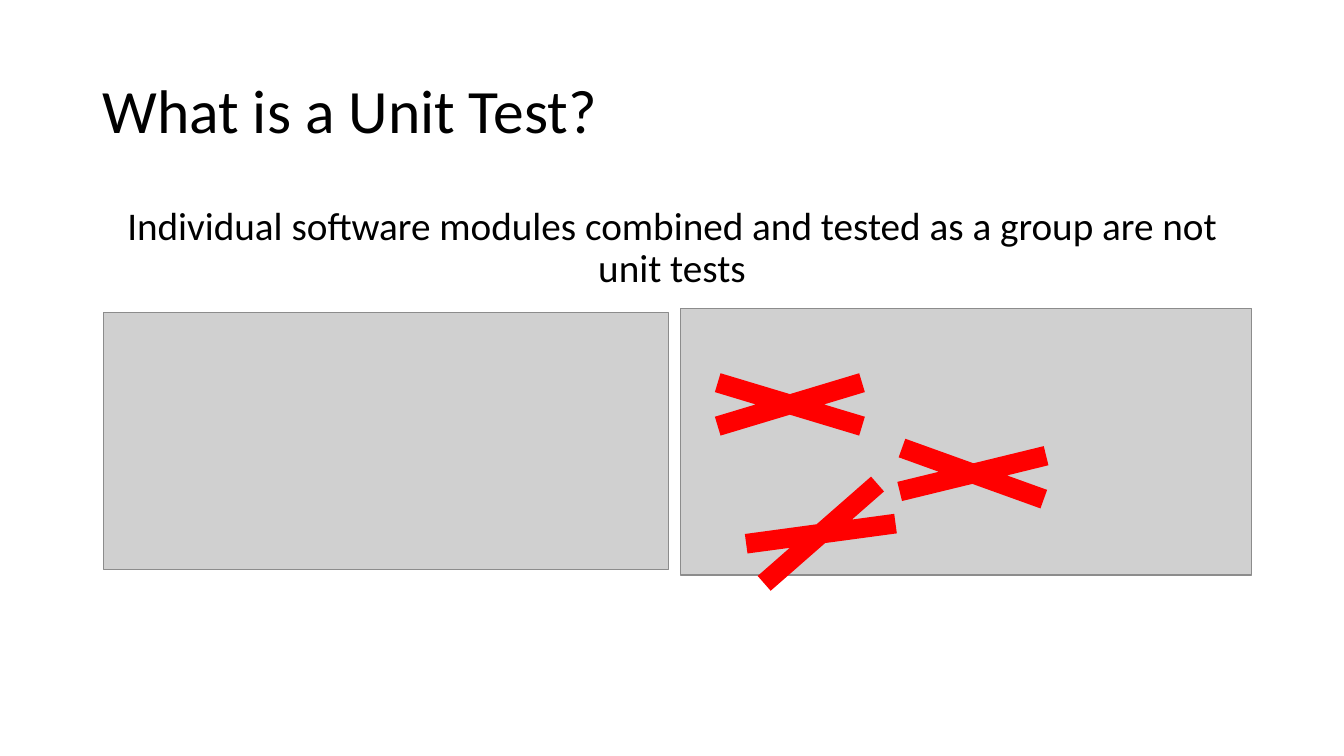
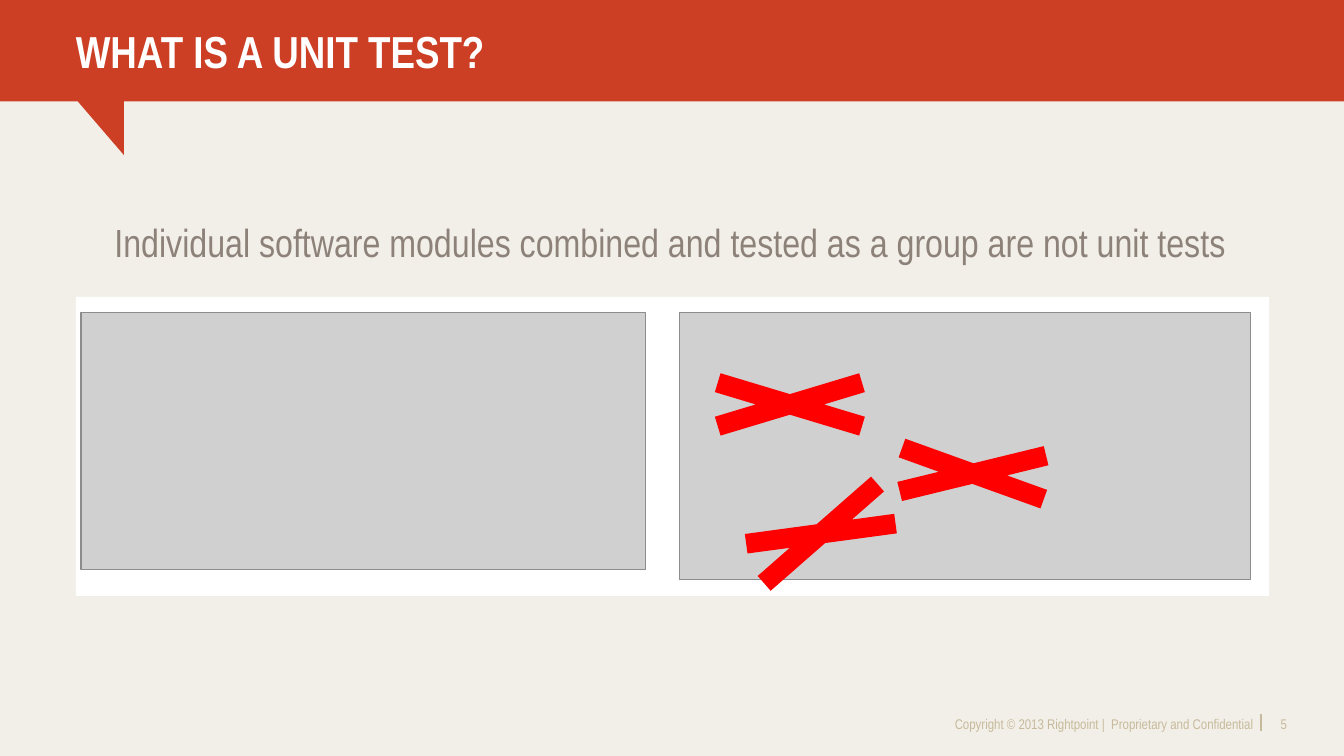
Before and after one commit to DrewNull/bff-unit-testing-in-mstest, a slide deck: slide 5 of BFF.UnitTestingInMSTest/BFF-UnitTestingInMSTest.pptx (slide 4 before the commit). Drawn at 1344x756 pixels with LibreOffice and Linux fonts; fonts in the diff are those of the drawing; grey boxes stand for pictures; background and template pictures are left out. Boxes give left, top, right and bottom in pixels: in the first picture for what was removed or moved away, otherwise in the second. Text is boxed around its words. In the diff, an @@ line names an element or a change of style, - is before the commit and + after.

```diff
--- a/BFF.UnitTestingInMSTest/BFF-UnitTestingInMSTest.pptx
+++ b/BFF.UnitTestingInMSTest/BFF-UnitTestingInMSTest.pptx
@@ background #FFFFFF to #F2EFE8 @@
@@ freeform shape added at <box>0,0,1344,155</box>, fill #CD3F25 @@
@@ title at <box>76,36,484,69</box>: text changed; size 44 to 32 pt; font Calibri to Arial Narrow; text colour #000000 to #FFFFFF; bold on @@
-What is a Unit Test?
+WHAT IS A UNIT TEST?
@@ text "Individual software modules combined and ...": place and size @@
-text "Individual software modules combined and ..." at <box>127,212,1216,283</box>
+text "Individual software modules combined and ..." at <box>114,228,1225,264</box>
@@ text "Individual software modules combined and ..." at <box>114,228,1225,264</box>: font Calibri to Arial Narrow, text colour #000000 to #8D827A; line spacing 0.9 to 1; more space between paragraphs @@
@@ rectangle added at <box>76,297,1269,596</box>, fill #FFFFFF @@
@@ picture: place and size @@
-picture at <box>104,314,668,570</box>
+picture at <box>81,314,645,570</box>
@@ picture: place and size @@
-picture at <box>681,309,1252,576</box>
+picture at <box>680,314,1251,581</box>
@@ text added at <box>955,719,1253,732</box>, 10 pt, text #C7BA9C @@
+Copyright © 2013 Rightpoint | Proprietary and Confidential
@@ line added from (1261, 715) to (1261, 732), #C7BA9C 1 pt @@
@@ page number added at <box>1281,719,1287,729</box>, 10 pt, text #C7BA9C @@
+5
```
Also in this commit, not shown: 10 other slides changed, 8 slides added, 2 slides removed.
